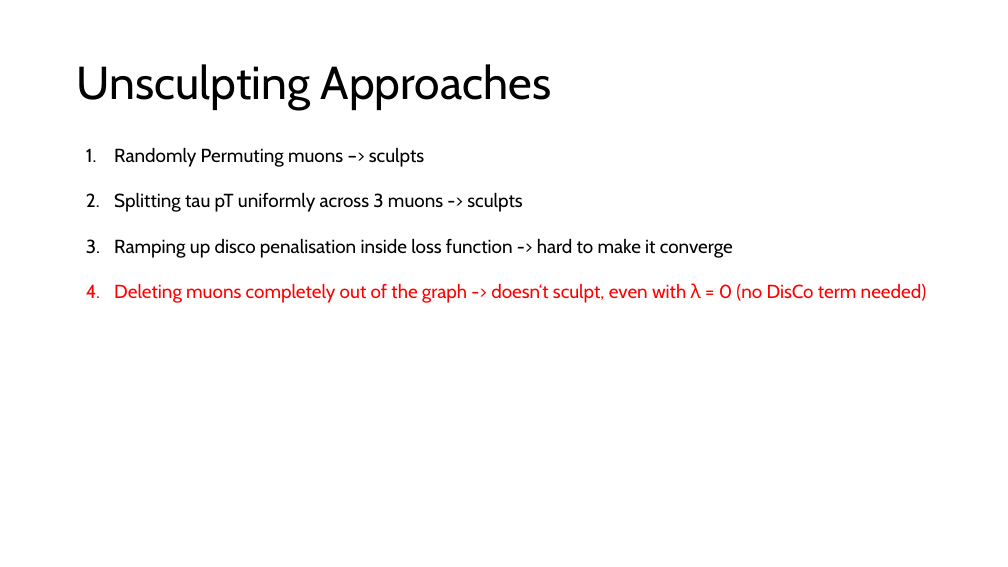
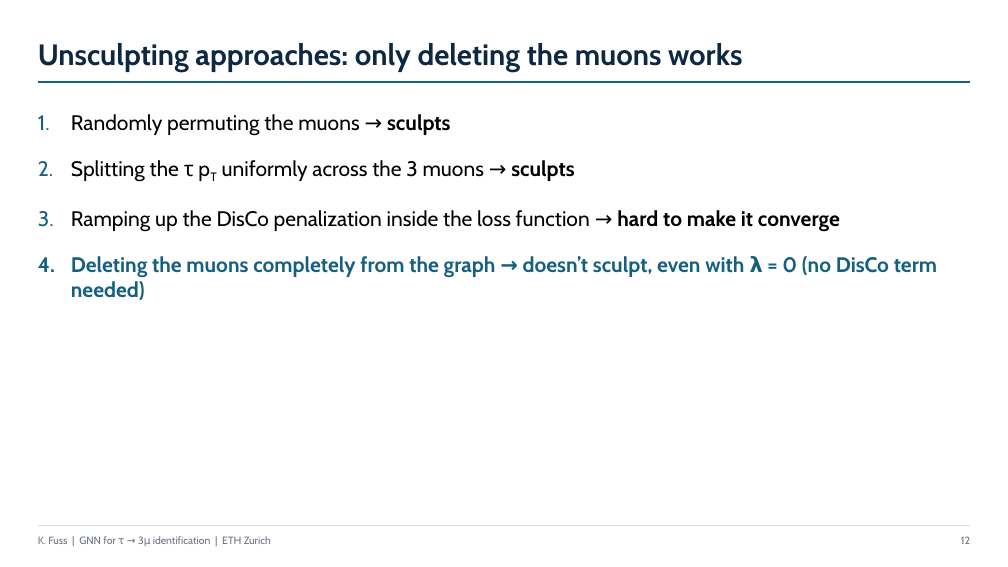
Before and after one commit to KaitoFuss/Tau3Mu_GNN, a slide deck: slide 12 of Tau3Mu_2nd_Presentation.pptx (slide 11 before the commit). Drawn at 1008x567 pixels with LibreOffice and Linux fonts; fonts in the diff are those of the drawing. Boxes give left, top, right and bottom in pixels: in the first picture for what was removed or moved away, otherwise in the second. Text is boxed around its words. In the diff, an @@ line names an element or a change of style, - is before the commit and + after.

```diff
--- a/Tau3Mu_2nd_Presentation.pptx
+++ b/Tau3Mu_2nd_Presentation.pptx
@@ title "Unsculpting approaches: only deleting the ..." at box(38, 43, 742, 72): vertical alignment middle to bottom @@
@@ title at box(38, 43, 742, 72): text changed; size 44 to 28 pt; text colour #000000 to #0E2841; bold on @@
-Unsculpting Approaches
+Unsculpting approaches: only deleting the muons works
@@ line added from (38, 82) to (970, 82), #156082 1.25 pt @@
@@ text at box(71, 114, 937, 300): text changed; size 18 to 20 pt @@
-1. Randomly Permuting muons –> sculpts
-2. Splitting tau pT uniformly across 3 muons -> sculpts
-3. Ramping up disco penalisation inside loss function -> hard to make it converge
-4. Deleting muons completely out of the graph -> doesn‘t sculpt, even with λ = 0 (no DisCo term needed)
+1. Randomly permuting the muons → sculpts
+2. Splitting the τ pT uniformly across the 3 muons → sculpts
+3. Ramping up the DisCo penalization inside the loss function → hard to make it converge
+4. Deleting the muons completely from the graph → doesn’t sculpt, even with λ = 0 (no DisCo term needed)
@@ line added from (38, 525) to (970, 525), #D9DCE1 0.5 pt @@
@@ text added at box(38, 536, 271, 544), 10 pt, text #6B7280 @@
+K. Fuss | GNN for τ → 3μ identification | ETH Zurich
@@ page number added at box(961, 536, 970, 544), 10 pt, text #6B7280 @@
+12
```
Also in this commit, not shown: 17 other slides changed, 8 slides added, 4 slides removed, 1 other file.
